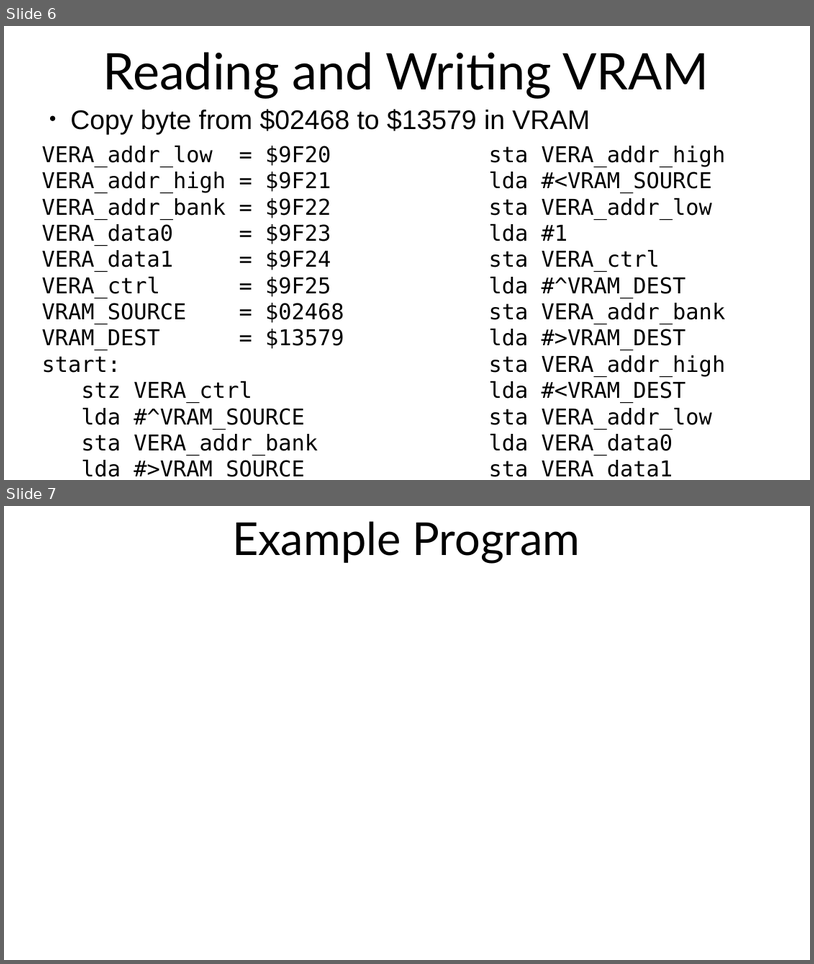
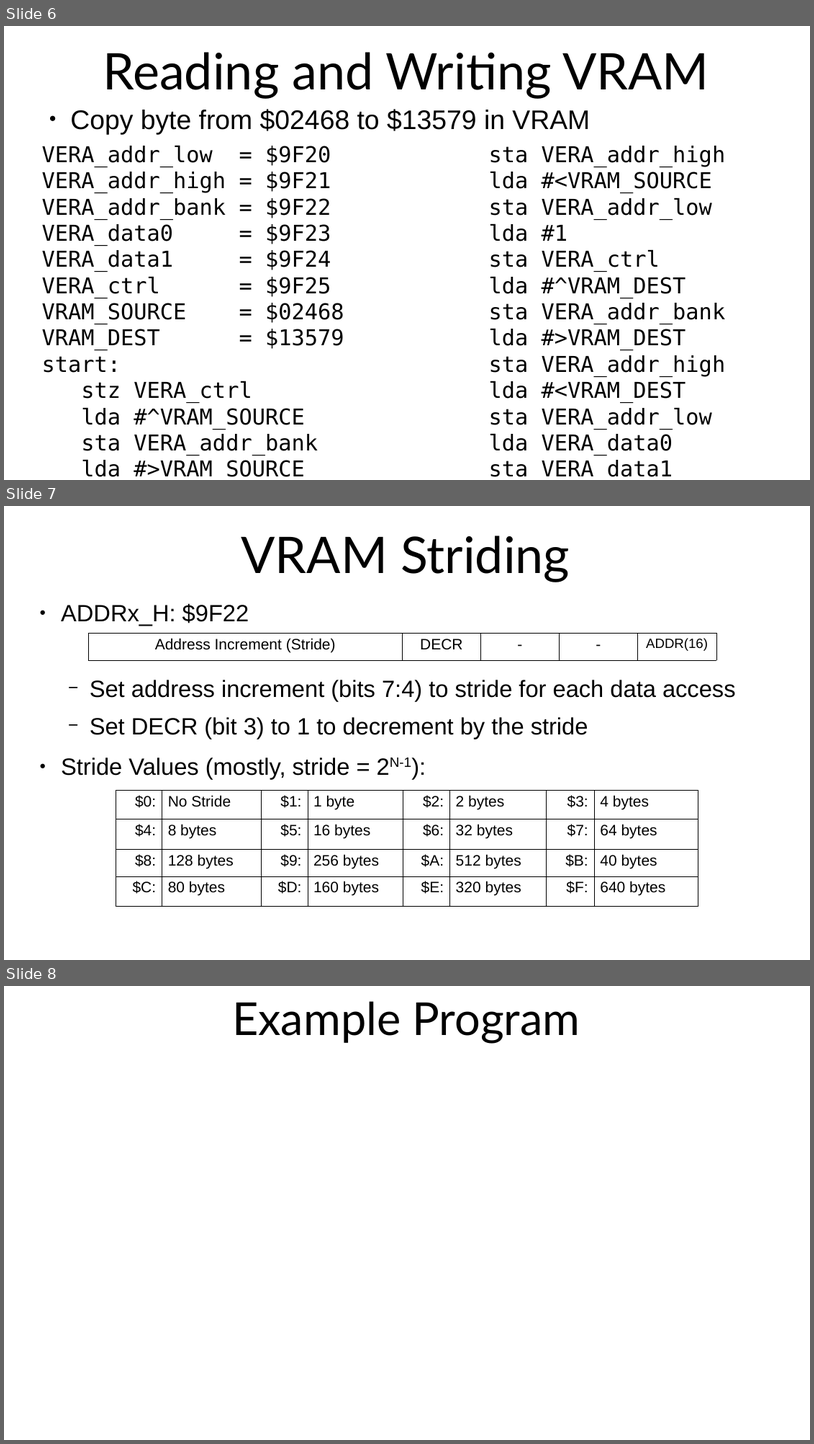
Before and after one commit to SlithyMatt/x16-assembly-tutorial, a slide deck: Lesson9/Lesson9.odp. Shown one above the other, each under a label of ours: slides 6 and 7 before the commit, slides 6, 7 and 8 after it. The pictures are 814x964 and 814x1444 pixels, drawn with LibreOffice and Linux fonts; fonts in the diff are those of the drawing. Boxes give left, top, right and bottom in pixels: in the first picture for what was removed or moved away, otherwise in the second. Text is boxed around its words. In the diff, an @@ line names an element or a change of style, - is before the commit and + after.

Commit message:
More slides for Lesson 9

```diff
--- a/Lesson9/Lesson9.odp
+++ b/Lesson9/Lesson9.odp
@@ slide 7 added at (x1=4, y1=506, x2=810, y2=960), background #FFFFFF @@
@@ title added at (x1=242, y1=536, x2=570, y2=582), 60 pt, text #000000 @@
+VRAM Striding
@@ text added at (x1=61, y1=603, x2=736, y2=779), 28 pt, text #000000 @@
+● ADDRx_H: $9F22
+  − Set address increment (bits 7:4) to stride for each data access
+  − Set DECR (bit 3) to 1 to decrement by the stride
+● Stride Values (mostly, stride = 2N-1):
@@ table added at (x1=89, y1=633, x2=718, y2=660), 1 rows, 5 columns @@
+Address Increment (Stride) | DECR | - | - | ADDR(16)
@@ table added at (x1=116, y1=790, x2=699, y2=906), 4 rows, 8 columns @@
+$0: | No Stride | $1: | 1 byte | $2: | 2 bytes | $3: | 4 bytes
+$4: | 8 bytes | $5: | 16 bytes | $6: | 32 bytes | $7: | 64 bytes
+$8: | 128 bytes | $9: | 256 bytes | $A: | 512 bytes | $B: | 40 bytes
+$C: | 80 bytes | $D: | 160 bytes | $E: | 320 bytes | $F: | 640 bytes
@@ what was slide 7 is now slide 8 @@
```
